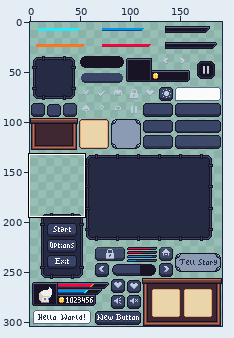
One commit to this pixel-art file: Assets/Sprites/UI/GUI.aseprite. The picture above shows the old version from afar; the outline marks the close-up.
Close-up. First the earlier version:
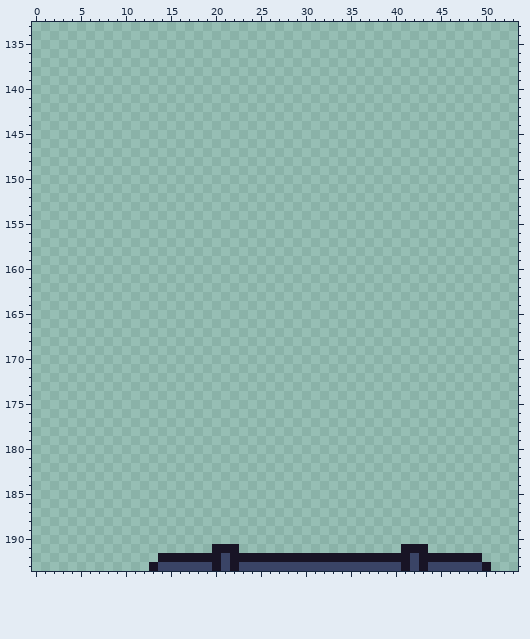
192x304 pixels, 1 frame. Shown: x 0..53, y 133..193.
Once edited:
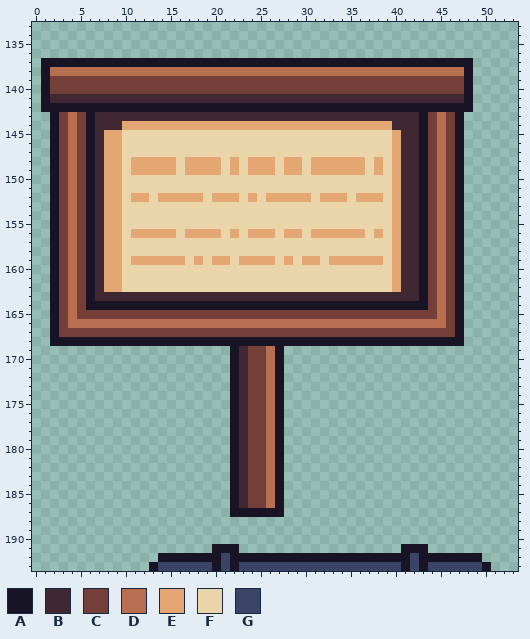
Palette (. is transparent): A #181425  B #3f2832  C #743f39  D #b86f50  E #e4a672  F #ead4aa  G #3a4466
Diff:
Layer "Layer 1":
y 137: x 1..48 ................................................ -> AAAAAAAAAAAAAAAAAAAAAAAAAAAAAAAAAAAAAAAAAAAAAAAA
y 138: x 1..48 ................................................ -> ADDDDDDDDDDDDDDDDDDDDDDDDDDDDDDDDDDDDDDDDDDDDDDA
y 139..140: x 1..48 ................................................ -> ACCCCCCCCCCCCCCCCCCCCCCCCCCCCCCCCCCCCCCCCCCCCCCA
y 141: x 1..48 ................................................ -> ABBBBBBBBBBBBBBBBBBBBBBBBBBBBBBBBBBBBBBBBBBBBBBA
y 142: x 1..48 ................................................ -> AAAAAAAAAAAAAAAAAAAAAAAAAAAAAAAAAAAAAAAAAAAAAAAA
y 143: x 2..47 .............................................. -> ACDCABBBBBBBBBBBBBBBBBBBBBBBBBBBBBBBBBBBBACDCA
y 144: x 2..47 .............................................. -> ACDCABBBEEEEEEEEEEEEEEEEEEEEEEEEEEEEEEBBBACDCA
y 145..147: x 2..47 .............................................. -> ACDCABEEFFFFFFFFFFFFFFFFFFFFFFFFFFFFFFEBBACDCA
y 148..149: x 2..47 .............................................. -> ACDCABEEFEEEEEFEEEEFEFEEEFEEFEEEEEEFEFEBBACDCA
y 150..151: x 2..47 .............................................. -> ACDCABEEFFFFFFFFFFFFFFFFFFFFFFFFFFFFFFEBBACDCA
y 152: x 2..47 .............................................. -> ACDCABEEFEEFEEEEEFEEEFEFEEEEEFEEEFEEEFEBBACDCA
y 153..155: x 2..47 .............................................. -> ACDCABEEFFFFFFFFFFFFFFFFFFFFFFFFFFFFFFEBBACDCA
y 156: x 2..47 .............................................. -> ACDCABEEFEEEEEFEEEEFEFEEEFEEFEEEEEEFEFEBBACDCA
y 157..158: x 2..47 .............................................. -> ACDCABEEFFFFFFFFFFFFFFFFFFFFFFFFFFFFFFEBBACDCA
y 159: x 2..47 .............................................. -> ACDCABEEFEEEEEEFEFEEFEEEEFEFEEFEEEEEEFEBBACDCA
y 160..162: x 2..47 .............................................. -> ACDCABEEFFFFFFFFFFFFFFFFFFFFFFFFFFFFFFEBBACDCA
y 163: x 2..47 .............................................. -> ACDCABBBBBBBBBBBBBBBBBBBBBBBBBBBBBBBBBBBBACDCA
y 164: x 2..47 .............................................. -> ACDCAAAAAAAAAAAAAAAAAAAAAAAAAAAAAAAAAAAAAACDCA
y 165: x 2..47 .............................................. -> ACDCCCCCCCCCCCCCCCCCCCCCCCCCCCCCCCCCCCCCCCCDCA
y 166: x 2..47 .............................................. -> ACDDDDDDDDDDDDDDDDDDDDDDDDDDDDDDDDDDDDDDDDDDCA
y 167: x 2..47 .............................................. -> ACCCCCCCCCCCCCCCCCCCCCCCCCCCCCCCCCCCCCCCCCCCCA
y 168: x 2..47 .............................................. -> AAAAAAAAAAAAAAAAAAAAAAAAAAAAAAAAAAAAAAAAAAAAAA
y 169..186: x 22..27 ...... -> ABCCDA
y 187: x 22..27 ...... -> AAAAAA
Boxes around the changes in both close-ups, in picture pixels (x1, y1, x2, y2):
added: (41, 58, 473, 517)
